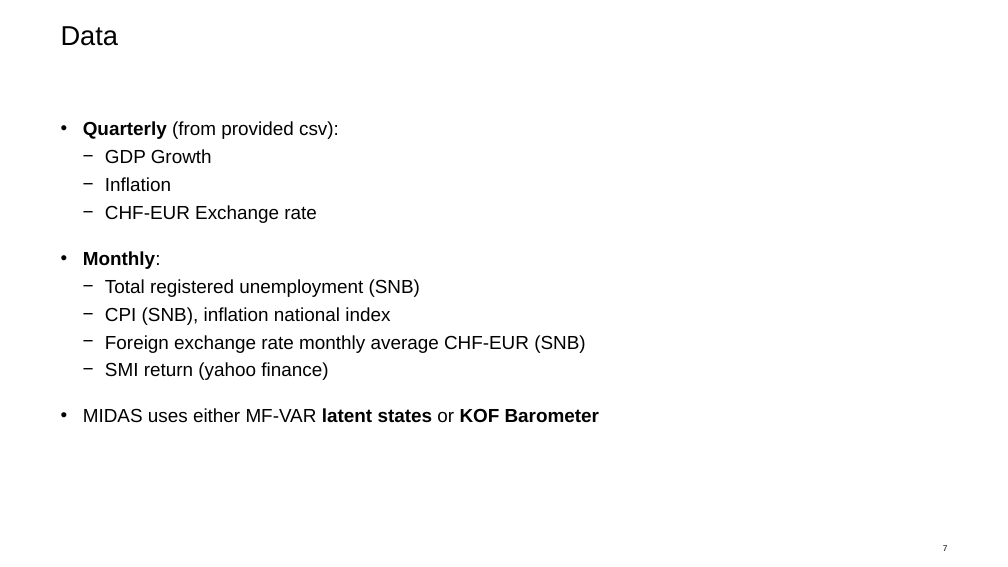
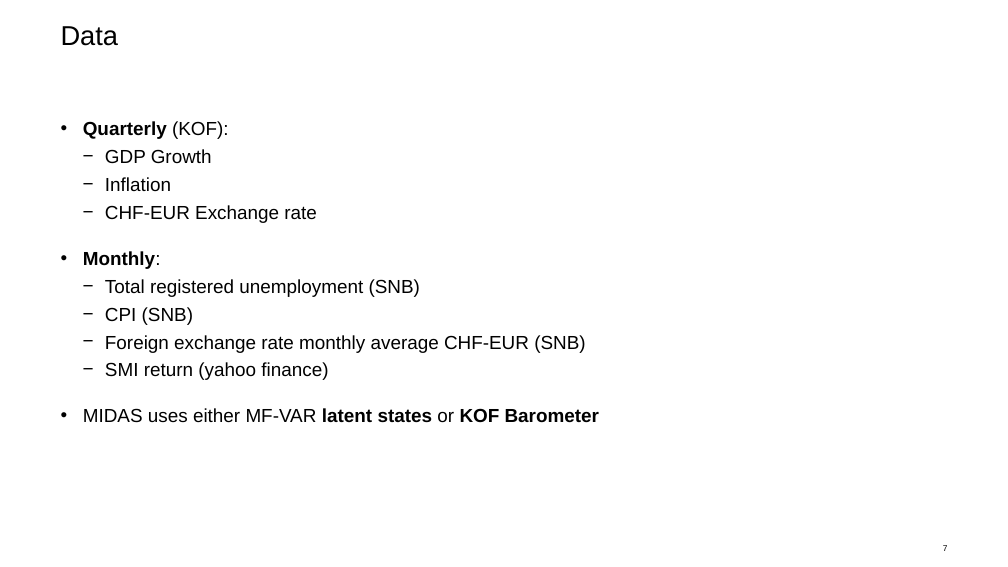
Before and after one commit to mddudko/methods-for-macro-forecasting-2025, a slide deck: slide 7 of submission/docs/Mixed-Frequency Models_Methods of Macroeconomic Forecasting.pptx. Drawn at 1008x567 pixels with LibreOffice and Linux fonts; fonts in the diff are those of the drawing; background and template pictures are left out. Boxes give left, top, right and bottom in pixels: in the first picture for what was removed or moved away, otherwise in the second. Text is boxed around its words. In the diff, an @@ line names an element or a change of style, - is before the commit and + after.

```diff
--- a/submission/docs/Mixed-Frequency Models_Methods of Macroeconomic Forecasting.pptx
+++ b/submission/docs/Mixed-Frequency Models_Methods of Macroeconomic Forecasting.pptx
@@ text at (83, 121, 229, 139): text changed; bold on @@
-• Quarterly (from provided csv):
+• Quarterly (KOF):
@@ text at (105, 307, 193, 325): text changed @@
-  − CPI (SNB), inflation national index
+  − CPI (SNB)
```
Also in this commit, not shown: 3 other slides changed, 1 slide removed.
